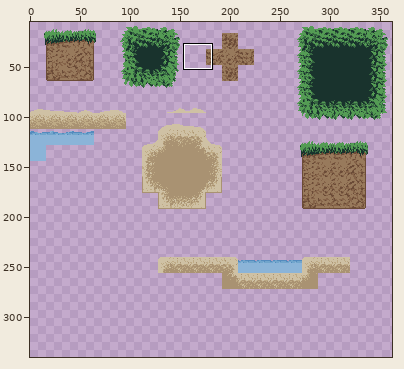
Pixel-art file, stored at assets/tilesets/TileMap_Test.aseprite. Above: a wide view before the commit, with the close-up outlined.
Close-up. The starting point:
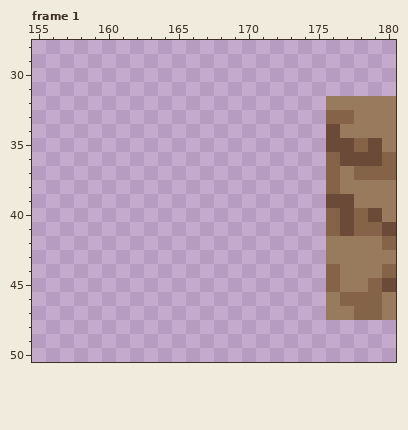
512x512 pixels, 4 frames. Shown: frame 1: x 155..180, y 28..50. The wide view leaves out empty margins. The commit also changed other frames or places, which this record leaves out.
And afterwards:
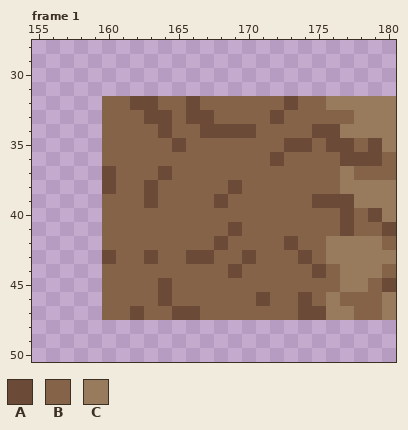
Palette (. is transparent): A #6b4b37  B #856349  C #987a5c
Changes in this commit:
--- frame 1, layer "Layer 1"
@@ x 155..180 @@
 31 ..........................
-32 .....................CCCCC
-33 .....................BBCCC
-34 .....................ACCCC
-35 .....................AABAC
-36 .....................BAAAB
-37 .....................BCBBB
-38 .....................BCCCC
-39 .....................AACCC
-40 .....................BABAC
-41 .....................BABBA
-42 .....................CCCCB
-43 .....................CCCCC
-44 .....................BCCCB
-45 .....................BCCBA
-46 .....................CBBBC
-47 .....................CCBBC
+32 .....BBAABBABBBBBBABBCCCCC
+33 .....BBBAABAABBBBABBBBBCCC
+34 .....BBBBABBAAAABBBBAACCCC
+35 .....BBBBBABBBBBBBAABAABAC
+36 .....BBBBBBBBBBBBABBBBAAAB
+37 .....ABBBABBBBBBBBBBBBCBBB
+38 .....ABBABBBBBABBBBBBBCCCC
+39 .....BBBABBBBABBBBBBAAACCC
+40 .....BBBBBBBBBBBBBBBBBABAC
+41 .....BBBBBBBBBABBBBBBBABBA
+42 .....BBBBBBBBABBBBABBCCCCB
+43 .....ABBABBAABBABBBABCCCCC
+44 .....BBBBBBBBBABBBBBABCCCB
+45 .....BBBBABBBBBBBBBBBBCCBA
+46 .....BBBBABBBBBBABBABCBBBC
+47 .....BBABBAABBBBBBBAACCBBC
 48 ..........................
